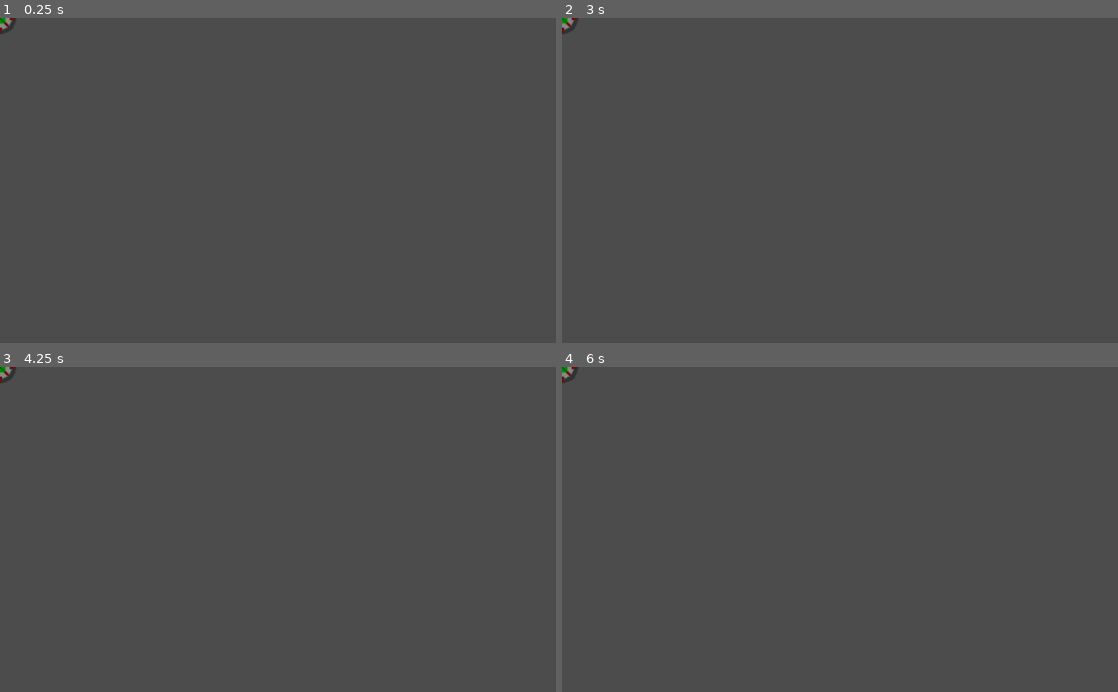
Above: before the commit, frames 1-4 (two rows, left to right).
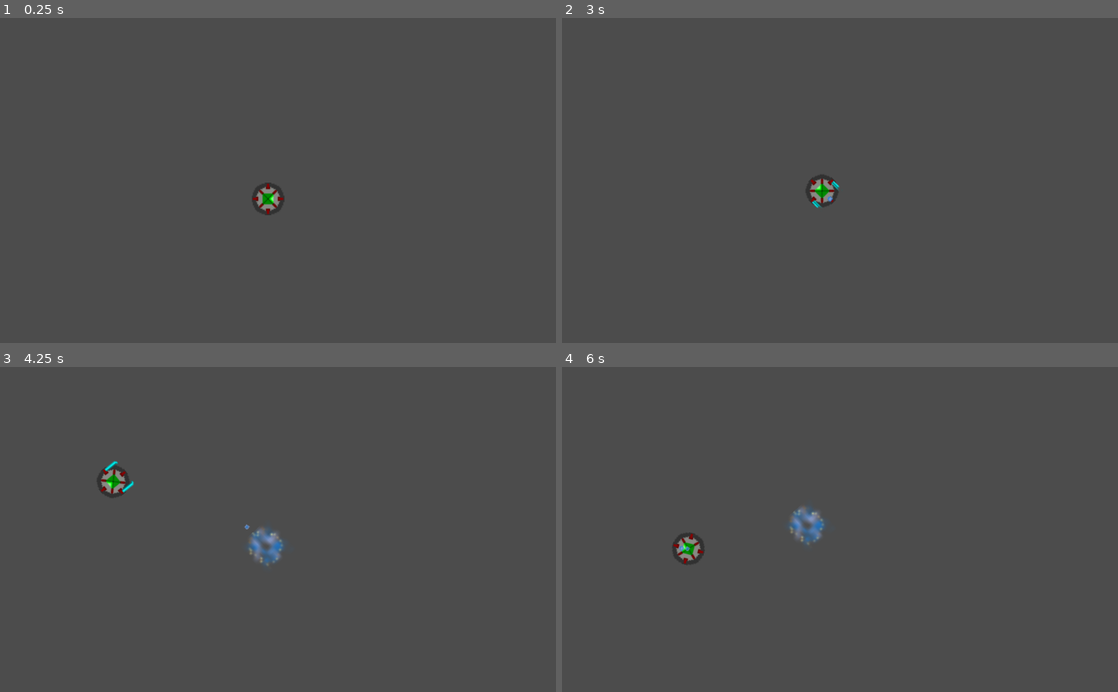
Above: after the commit, the same moments.

Repository: ContainedBlargh/FirstGodotGame
Game: Godot game, scene res://Player.tscn
The game is run twice, just before and just after one commit, with the same random seed, the same clock (stepped at 60 frames per second) and the same inputs. Before the commit the project has no main scene; this scene is started directly in both runs.
Inputs:
- Up to frame 1 (0.25 s): no input
- Up to frame 2 (3 s): tap Enter at 0.5 s; hold D (turn_right) 0.53-1.28 s; hold S (decelerate) 0.53-1.28 s; tap Space (bomb, bound only after the commit) at 0.8, 1.35 s; hold A (turn_left) 1.28-2.03 s; tap B at 1.55 s; hold D (turn_right) 2.03-2.78 s; hold B 2.03-2.78 s; tap S (decelerate) at 2.3, 2.85 s; hold W (accelerate) from 2.78 s (still down)
- Up to frame 3 (4.25 s): tap Space (bomb, bound only after the commit) at 3.05, 3.6 s; release W (accelerate) at 3.53 s; hold A (turn_left) from 3.53 s (still down); hold B from 3.53 s (still down)
- Up to frame 4 (6 s): release B at 4.28 s; tap B at 4.35 s; tap S (decelerate) at 4.55 s; hold S (decelerate) 5.03-5.78 s; tap Space (bomb, bound only after the commit) at 5.3, 5.85 s; release A (turn_left) at 5.78 s; hold D (turn_right) from 5.78 s (still down)

The runs differ from the first frame. In frame 1, 0.5% of the frame differs, in the area x 0-52%, y 0-61%; in frame 2, 0.5%; in frame 3, 1.0%, in the area x 0-52%, y 0-62%; in frame 4, 1.0%.
Error before the commit: Parse Error: The function signature doesn't match the parent. Parent signature is: "void _process(float)". (res://Player.gd:73)

Commit message:
Add Player and Bombs

Diff:
--- /dev/null
+++ b/Bomb.gd
@@ -0,0 +1,34 @@
+extends Area2D
+
+signal exploded;
+
+var countdown_started = false
+var exploding = false
+
+func _process(delta):
+	if not countdown_started:
+		$Countdown.start()
+		countdown_started = true
+	$AnimatedSprite.play()
+	var countdown_time_left = $Countdown.time_left
+	if not exploding and countdown_time_left <= 0.0:
+		$Exploding.start()
+		$AnimatedSprite.animation = "exploding"
+		var rot = float(randi() % 360)
+		$AnimatedSprite.scale *= 4.0
+		$AnimatedSprite.rotation = (deg2rad(rot))
+		$CollisionShape2D.scale *= 6.0
+		$AnimatedSprite.play()
+		exploding = true
+		return
+	var exploding_time_left = $Exploding.time_left
+	if exploding and exploding_time_left <= 0.0:
+		hide()
+		$CollisionShape2D.disabled = true
+		emit_signal("exploded")
+		queue_free()
+	pass
+
+func _ready():
+	set_process(true)
+	pass
--- /dev/null
+++ b/Bomb.tscn
@@ -0,0 +1,67 @@
+[gd_scene load_steps=9 format=2]
+
+[ext_resource path="res://Bomb.gd" type="Script" id=1]
+[ext_resource path="res://bomb_1.png" type="Texture" id=2]
+[ext_resource path="res://bomb_2.png" type="Texture" id=3]
+[ext_resource path="res://bomb_0.png" type="Texture" id=4]
+[ext_resource path="res://bomb_exploding_0.png" type="Texture" id=5]
+[ext_resource path="res://bomb_exploding_1.png" type="Texture" id=6]
+
+[sub_resource type="SpriteFrames" id=1]
+
+animations = [ {
+"frames": [ ExtResource( 2 ), ExtResource( 3 ) ],
+"loop": true,
+"name": "default",
+"speed": 2.5
+}, {
+"frames": [ ExtResource( 4 ), ExtResource( 5 ), ExtResource( 6 ), null ],
+"loop": true,
+"name": "exploding",
+"speed": 5.0
+} ]
+_sections_unfolded = [ "Resource" ]
+
+[sub_resource type="CircleShape2D" id=2]
+
+custom_solver_bias = 0.0
+radius = 5.11992
+
+[node name="Bomb" type="Area2D" index="0" groups=[
+"Bombs",
+]]
+
+input_pickable = true
+gravity_vec = Vector2( 0, 1 )
+gravity = 98.0
+linear_damp = 0.1
+angular_damp = 1.0
+audio_bus_override = false
+audio_bus_name = "Master"
+script = ExtResource( 1 )
+_sections_unfolded = [ "Transform" ]
+
+[node name="AnimatedSprite" type="AnimatedSprite" parent="." index="0"]
+
+frames = SubResource( 1 )
+animation = "default"
+
+[node name="CollisionShape2D" type="CollisionShape2D" parent="." index="1"]
+
+visible = false
+position = Vector2( -0.157776, 0 )
+shape = SubResource( 2 )
+
+[node name="Countdown" type="Timer" parent="." index="2"]
+
+process_mode = 0
+wait_time = 2.5
+one_shot = true
+autostart = false
+
+[node name="Exploding" type="Timer" parent="." index="3"]
+
+process_mode = 1
+wait_time = 0.5
+one_shot = true
+autostart = false
--- a/Player.gd
+++ b/Player.gd
@@ -1,85 +1,124 @@
 extends Area2D
 
-export (float) var velocity #Current forward movement of player
+signal hit
 
-const max_velocity = 100.0
-const min_velocity = -100.0
+export (float) var velocity = 0.0 #Current forward movement of player
+
 const size = 40
+var screensize #Size of the screen
 
+var rotation_delta = 3.0
 var orientation = 0.0
 
-var screensize #Size of the screen
+const max_velocity = 4.0
+var full_speed = false
+var engines_running = false
+
+var bomb_scene = preload("res://Bomb.tscn")
+var bomb_limit = 3
+var bombs = 0
 
 func turn_left():
-	print("Turning left!")
-	orientation = (orientation + 1.0) % 360.0
+	if orientation > 0.0:
+		orientation -= rotation_delta
+	else:
+		orientation = 360.0 - rotation_delta
 	pass
 
 func turn_right():
-	print("Turning right!")
-	if orientation > 0.0:
-		orientation -= 1
-	else:
-		orientation = 359.0
+	orientation = fmod(orientation + rotation_delta, 360.0)
 	pass
 
 func accelerate():
-	print("Accelerating!")
+	engines_running = true
 	if velocity < max_velocity:
-		print("Old velocity: {}".format(velocity))
-		velocity += (velocity + 1) * 0.1
-		print("New velocity: {}".format(velocity))
+		full_speed = false
+		velocity += (max_velocity) * 0.1
+	else:
+		full_speed = true
+
+func decelerate():
+	full_speed = false
+	if velocity > 0:
+		velocity -= max((max_velocity) * 0.1, 0.0)
+	else:
+		engines_running = false
 	pass
 
-func decelerate():
-	if velocity > min_velocity:
-		velocity -= (velocity + 1) * 0.1
+func bomb_exploded():
+	bombs -= 1
+
+func drop_bomb():
+	if bombs < bomb_limit:
+		var bomb = bomb_scene.instance()
+		bomb.position = position
+		bomb.connect("exploded", self, "bomb_exploded")
+		get_parent().add_child(bomb)
+		bombs += 1
 	pass
-
-func get_orientation():
-	return orientation
 
 func handle_input():
 	if Input.is_action_pressed("turn_left"):
-		print("Got ui_left action!")
 		turn_left()
 	if Input.is_action_pressed("turn_right"):
-		print("Got ui_right action!")
 		turn_right()
 	if Input.is_action_pressed("accelerate"):
-		print("Got ui_up action!")
 		accelerate()
 	if Input.is_action_pressed("decelerate"):
-		print("Got ui_down action!")
 		decelerate()
+	if Input.is_action_just_released("bomb"):
+		drop_bomb()
+
 	pass
 
+func modify_rotation_delta():
+	if not engines_running:
+		rotation_delta = 5.0
+	else:
+		rotation_delta = 4.0
+	if full_speed:
+		rotation_delta = 2.0
+
 func update_position():
-	print("Updating position...")
-	print("Old position: {}".format(position))
 	var rad = deg2rad(orientation)
 	var heading = Vector2(cos(rad), sin(rad))
 	var position_modifier = heading * velocity
 	position += position_modifier
 	position.x = clamp(position.x, size, screensize.x - size)
 	position.y = clamp(position.y, size, screensize.y - size)
-	print("New position: {}".format(position))
 	pass
 
 func update_animation():
-	$AnimatedSprite.play()
-	pass
+	$AnimatedSprite.rotation = deg2rad(orientation + 90.0)
+	if engines_running:
+		$AnimatedSprite.set_frame(1)
+	else:
+		$AnimatedSprite.set_frame(0)
 
-func _process():
-	print("process called!")
-	if Input.is_key_pressed(KEY_B):
-		print("press B to jump")
-		pass
+	if full_speed:
+		$AnimatedSprite.set_frame(2)
+
+	if velocity < 0.6:
+		engines_running = false
+		$AnimatedSprite.set_frame(0)
+
+func _on_Player_body_entered(body):
+	if body.is_in_group("Bombs"):
+		return
+	hide()
+	emit_signal("hit")
+	$CollisionShape2D.disabled = true
+	pass # replace with function body
+
+func _process(delta):
 	handle_input()
+	modify_rotation_delta()
 	update_position()
 	update_animation()
+	screensize = get_viewport_rect().size
 
 func _ready():
-	print("ready called")
 	screensize = get_viewport_rect().size
+	$AnimatedSprite.rotation = deg2rad(0.0)
+	set_process(true)
 	pass
--- a/Player.tscn
+++ b/Player.tscn
@@ -5,22 +5,25 @@
 [ext_resource path="res://player_moving_1.png" type="Texture" id=3]
 [ext_resource path="res://player_moving_2.png" type="Texture" id=4]
 
-[sub_resource type="SpriteFrames" id=1]
-
-animations = [ {
-"frames": [ ExtResource( 2 ), ExtResource( 3 ), ExtResource( 4 ) ],
-"loop": true,
-"name": "player",
-"speed": 5.0
-} ]
-
 [sub_resource type="CircleShape2D" id=2]
 
 custom_solver_bias = 0.0
 radius = 31.1239
 
-[node name="Player" type="Area2D" index="0"]
+[sub_resource type="SpriteFrames" id=3]
 
+animations = [ {
+"frames": [ ExtResource( 2 ), ExtResource( 3 ), ExtResource( 4 ) ],
+"loop": false,
+"name": "default",
+"speed": 0.0
+} ]
+
+[node name="Player" type="Area2D" groups=[
+"Player",
+]]
+
+position = Vector2( 493.668, 333.925 )
 input_pickable = true
 gravity_vec = Vector2( 0, 1 )
 gravity = 98.0
@@ -29,19 +32,19 @@
 audio_bus_override = false
 audio_bus_name = "Master"
 script = ExtResource( 1 )
-__meta__ = {
-"_edit_group_": true
-}
-velocity = null
+_sections_unfolded = [ "Applied Forces", "Collision" ]
+velocity = 0.0
 
-[node name="AnimatedSprite" type="AnimatedSprite" parent="." index="0"]
-
-scale = Vector2( 2, 2 )
-frames = SubResource( 1 )
-animation = "player"
-_sections_unfolded = [ "Transform" ]
-
-[node name="CollisionShape2D" type="CollisionShape2D" parent="." index="1"]
+[node name="CollisionShape2D" type="CollisionShape2D" parent="." index="0"]
 
 shape = SubResource( 2 )
 _sections_unfolded = [ "Material", "Transform", "Visibility", "Z Index" ]
+
+[node name="AnimatedSprite" type="AnimatedSprite" parent="." index="1"]
+
+scale = Vector2( 2, 2 )
+frames = SubResource( 3 )
+animation = "default"
+_sections_unfolded = [ "Transform" ]
+
+[connection signal="body_entered" from="." to="." method="_on_Player_body_entered"]
--- a/project.godot
+++ b/project.godot
@@ -11,6 +11,7 @@
 [application]
 
 config/name="first_game"
+run/main_scene="res://Player.tscn"
 config/icon="res://icon.png"
 
 [input]
@@ -35,6 +36,8 @@
  ]
 turn_right=[ Object(InputEventKey,"resource_local_to_scene":false,"resource_name":"","device":0,"alt":false,"shift":false,"control":false,"meta":false,"command":false,"pressed":false,"scancode":68,"unicode":0,"echo":false,"script":null)
  ]
+bomb=[ Object(InputEventKey,"resource_local_to_scene":false,"resource_name":"","device":0,"alt":false,"shift":false,"control":false,"meta":false,"command":false,"pressed":false,"scancode":32,"unicode":0,"echo":false,"script":null)
+ ]
 
 [rendering]
 
Binary file added: bomb_0.png
Not shown, added: bomb_0.png.import
Binary file added: bomb_1.png
Not shown, added: bomb_1.png.import
Binary file added: bomb_2.png
Not shown, added: bomb_2.png.import
Binary file added: bomb_exploding_0.png
Not shown, added: bomb_exploding_0.png.import
Binary file added: bomb_exploding_1.png
Not shown, added: bomb_exploding_1.png.import
